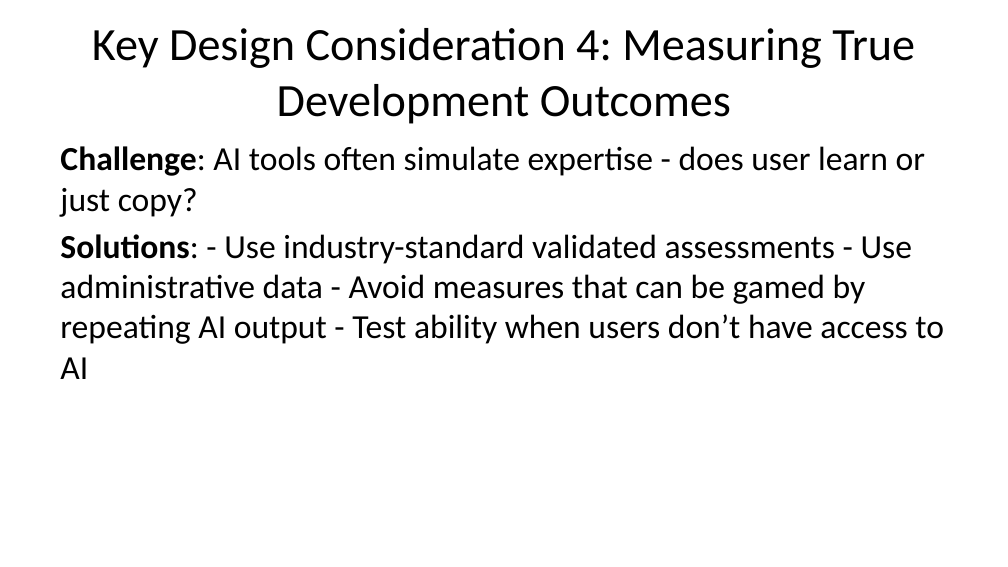
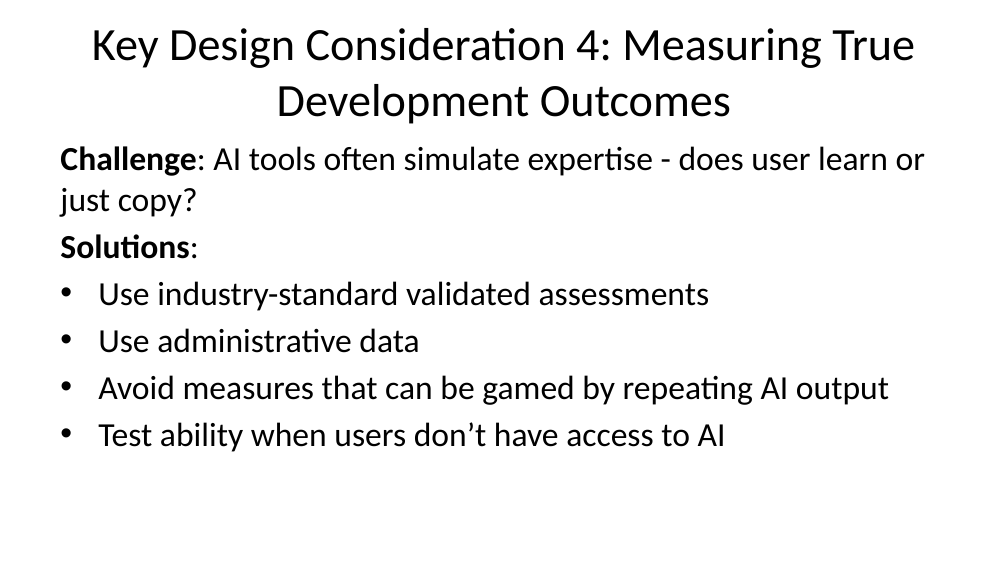
Before and after one commit to littlehifive/taf-ai-eval-pre, a slide deck: slide 66 of presentation/ai_eval_presentation.pptx (slide 63 before the commit). Drawn at 1008x567 pixels with LibreOffice and Linux fonts; fonts in the diff are those of the drawing. Boxes give left, top, right and bottom in pixels: in the first picture for what was removed or moved away, otherwise in the second. Text is boxed around its words. In the diff, an @@ line names an element or a change of style, - is before the commit and + after.

```diff
--- a/presentation/ai_eval_presentation.pptx
+++ b/presentation/ai_eval_presentation.pptx
@@ text at [60, 234, 889, 452]: text changed @@
-Solutions: - Use industry-standard validated assessments - Use administrative data - Avoid measures that can be gamed by repeating AI output - Test ability when users don’t have access to AI
+Solutions:
+• Use industry-standard validated assessments
+• Use administrative data
+• Avoid measures that can be gamed by repeating AI output
+• Test ability when users don’t have access to AI
```
Also in this commit, not shown: 23 other slides changed, 4 slides added, 1 slide removed, 6 other files.
